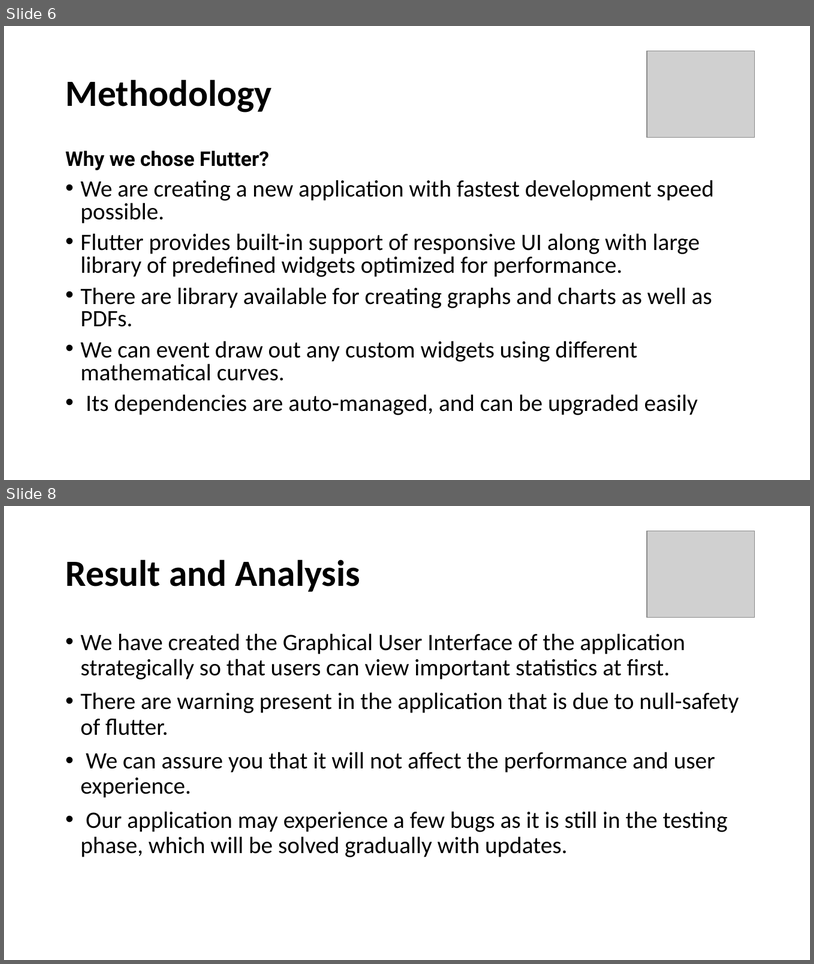
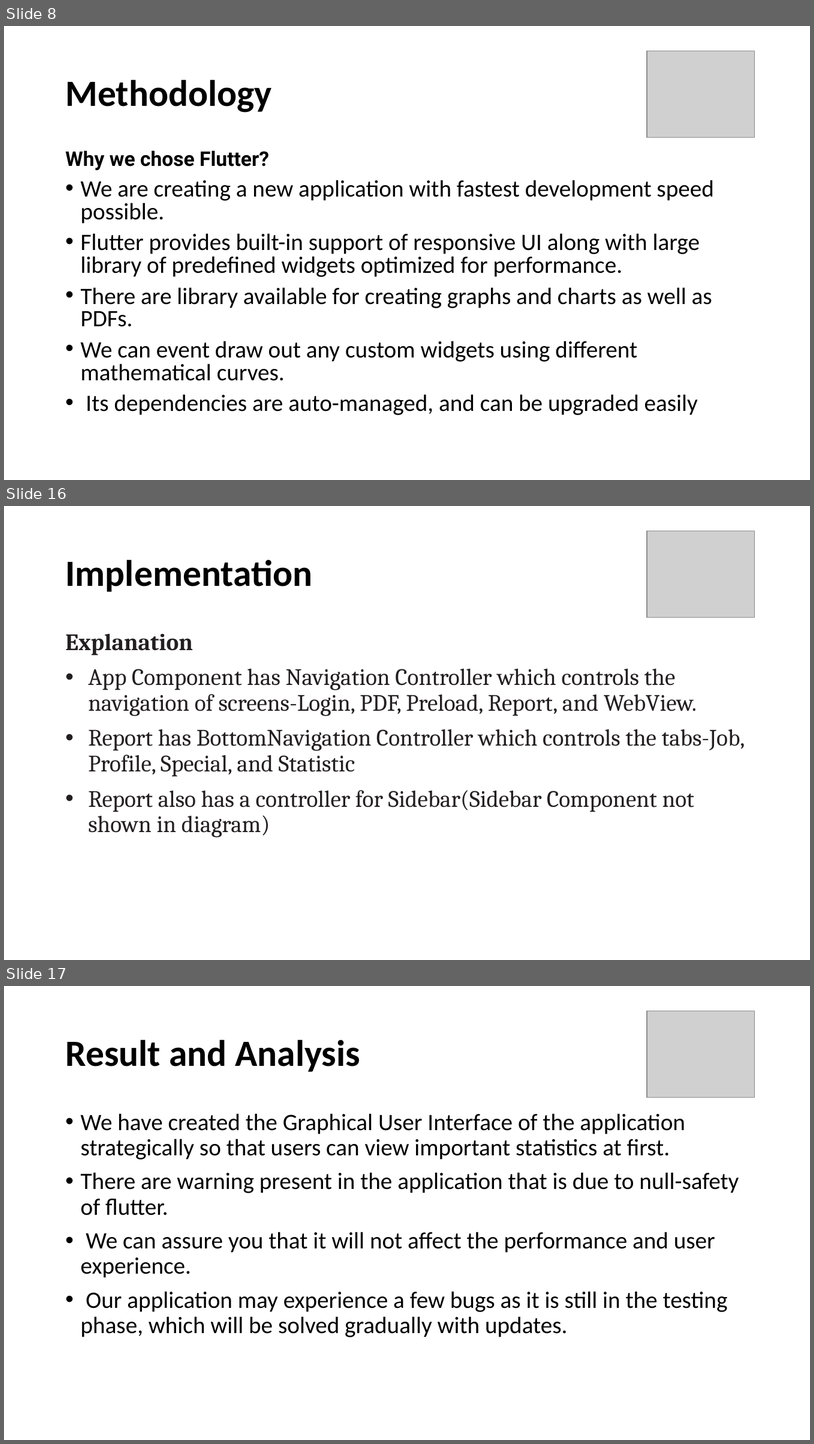
Before and after one commit to prskid1000/Fake-News, a slide deck: Internship.pptx. Shown one above the other, each under a label of ours: slides 6 and 8 before the commit, slides 8, 16 and 17 after it; the slides between them are not shown. The pictures are 814x964 and 814x1444 pixels, drawn with LibreOffice and Linux fonts; fonts in the diff are those of the drawing; grey boxes stand for pictures. Boxes give left, top, right and bottom in pixels: in the first picture for what was removed or moved away, otherwise in the second. Text is boxed around its words. In the diff, an @@ line names an element or a change of style, - is before the commit and + after.

```diff
--- a/Internship.pptx
+++ b/Internship.pptx
@@ slide 16 added at <box>4,506,810,960</box>, background #FFFFFF @@
@@ picture added at <box>648,531,755,618</box> @@
@@ title added at <box>65,559,312,592</box>, 44 pt, text #000000, bold @@
+Implementation
@@ text added at <box>65,633,746,837</box>, 28 pt, text #231F20 @@
+Explanation
+• App Component has Navigation Controller which controls the navigation of screens-Login, PDF, Preload, Report, and WebView.
+• Report has BottomNavigation Controller which controls the tabs-Job, Profile, Special, and Statistic
+• Report also has a controller for Sidebar(Sidebar Component not shown in diagram)
@@ what was slide 6 is now slide 8 @@
@@ what was slide 8 is now slide 17 @@
```
Also in this commit, not shown: 2 slides changed, 8 other slides added, 10 other files.
